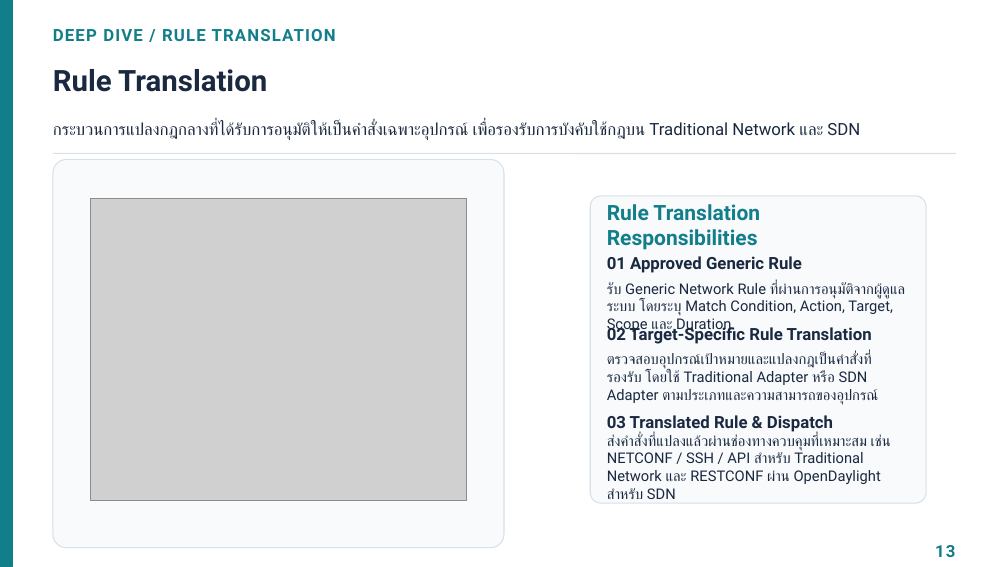
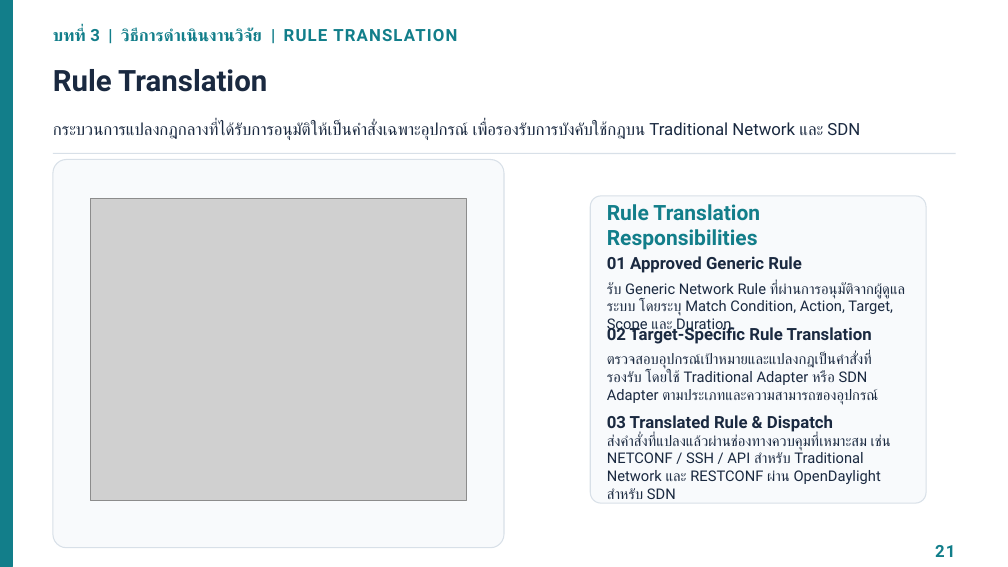
Before and after one commit to Jesadaphoukrongthong/Hybrid-Network-Monitoring-and-Policy-Orchestration-Framework, a slide deck: slide 22 of docs/paper/Hybrid_Framework_Presentation.pptx (slide 14 before the commit). Drawn at 1008x567 pixels with LibreOffice and Linux fonts; fonts in the diff are those of the drawing; grey boxes stand for pictures. Boxes give left, top, right and bottom in pixels: in the first picture for what was removed or moved away, otherwise in the second. Text is boxed around its words. In the diff, an @@ line names an element or a change of style, - is before the commit and + after.

```diff
--- a/docs/paper/Hybrid_Framework_Presentation.pptx
+++ b/docs/paper/Hybrid_Framework_Presentation.pptx
@@ text at [53, 28, 457, 42]: text changed @@
-DEEP DIVE / RULE TRANSLATION
+บทที่ 3 | วิธีการดำเนินงานวิจัย | RULE TRANSLATION
@@ text at [935, 545, 955, 557]: text changed @@
-13
+21
```
Also in this commit, not shown: 15 other slides changed, 11 slides added, 1 slide removed.
